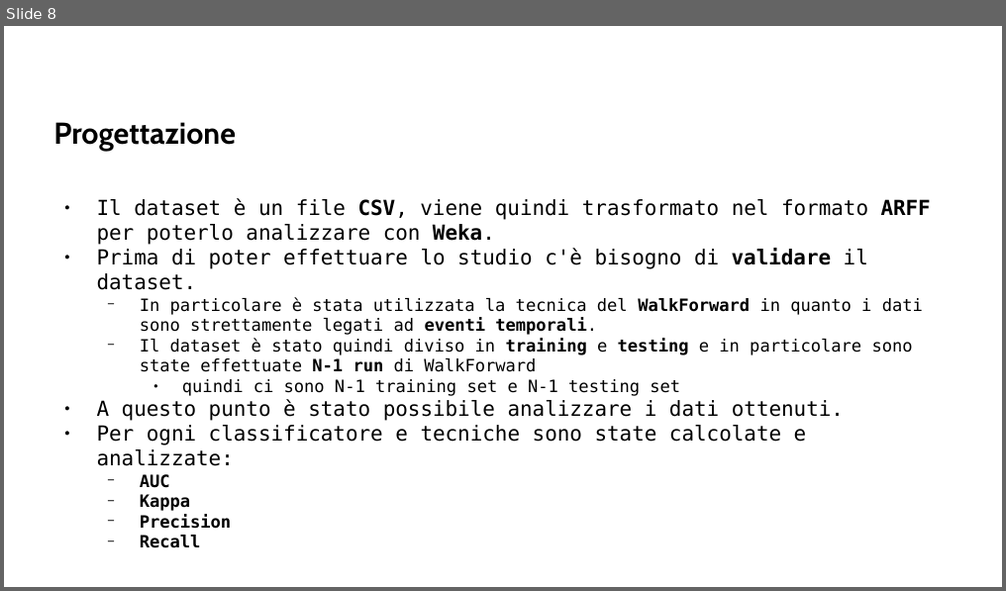
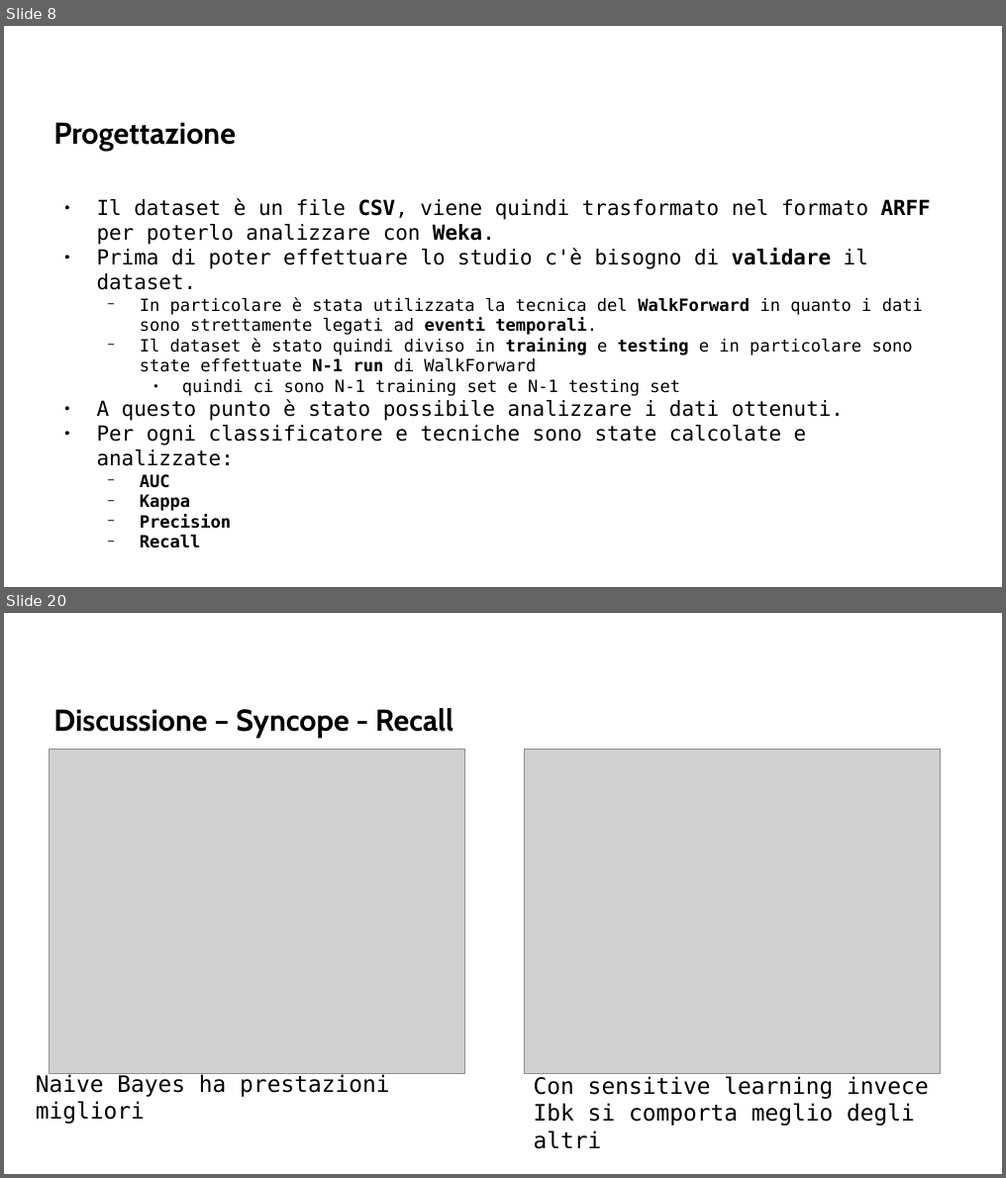
Before and after one commit to AlessDea/ISW2_milestone2, a slide deck: presentazione/isw2_ml.odp. Shown one above the other, each under a label of ours: slide 8 before the commit, slides 8 and 20 after it; the slides between them are not shown. The pictures are 1006x591 and 1006x1178 pixels, drawn with LibreOffice and Linux fonts; fonts in the diff are those of the drawing; grey boxes stand for pictures; background and template pictures are left out. Boxes give left, top, right and bottom in pixels: in the first picture for what was removed or moved away, otherwise in the second. Text is boxed around its words. In the diff, an @@ line names an element or a change of style, - is before the commit and + after.

```diff
--- a/presentazione/isw2_ml.odp
+++ b/presentazione/isw2_ml.odp
@@ slide 20 added at (4,613,1002,1174), background picture (left out) @@
@@ title added at (54,708,453,738), 24 pt, text #000000, bold @@
+Discussione – Syncope - Recall
@@ picture added at (50,749,465,1074) @@
@@ picture added at (525,749,941,1074) @@
@@ text added at (36,1073,389,1124), 18 pt, text #000000 @@
+Naive Bayes ha prestazioni migliori
@@ text added at (534,1076,929,1150), 18 pt, text #000000 @@
+Con sensitive learning invece Ibk si comporta meglio degli altri
```
Also in this commit, not shown: 16 other slides added, 2 slides removed, 1 other file.
